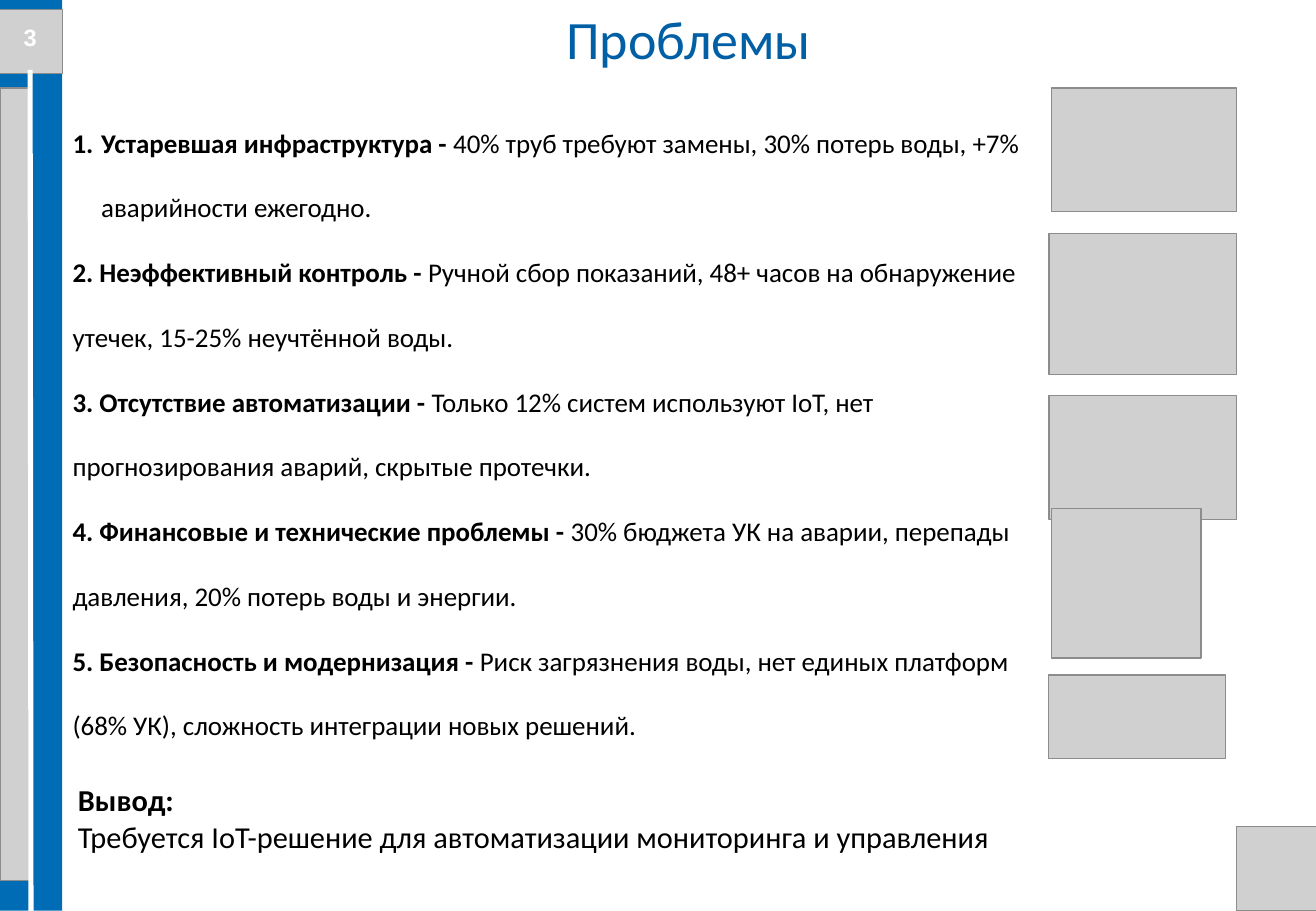
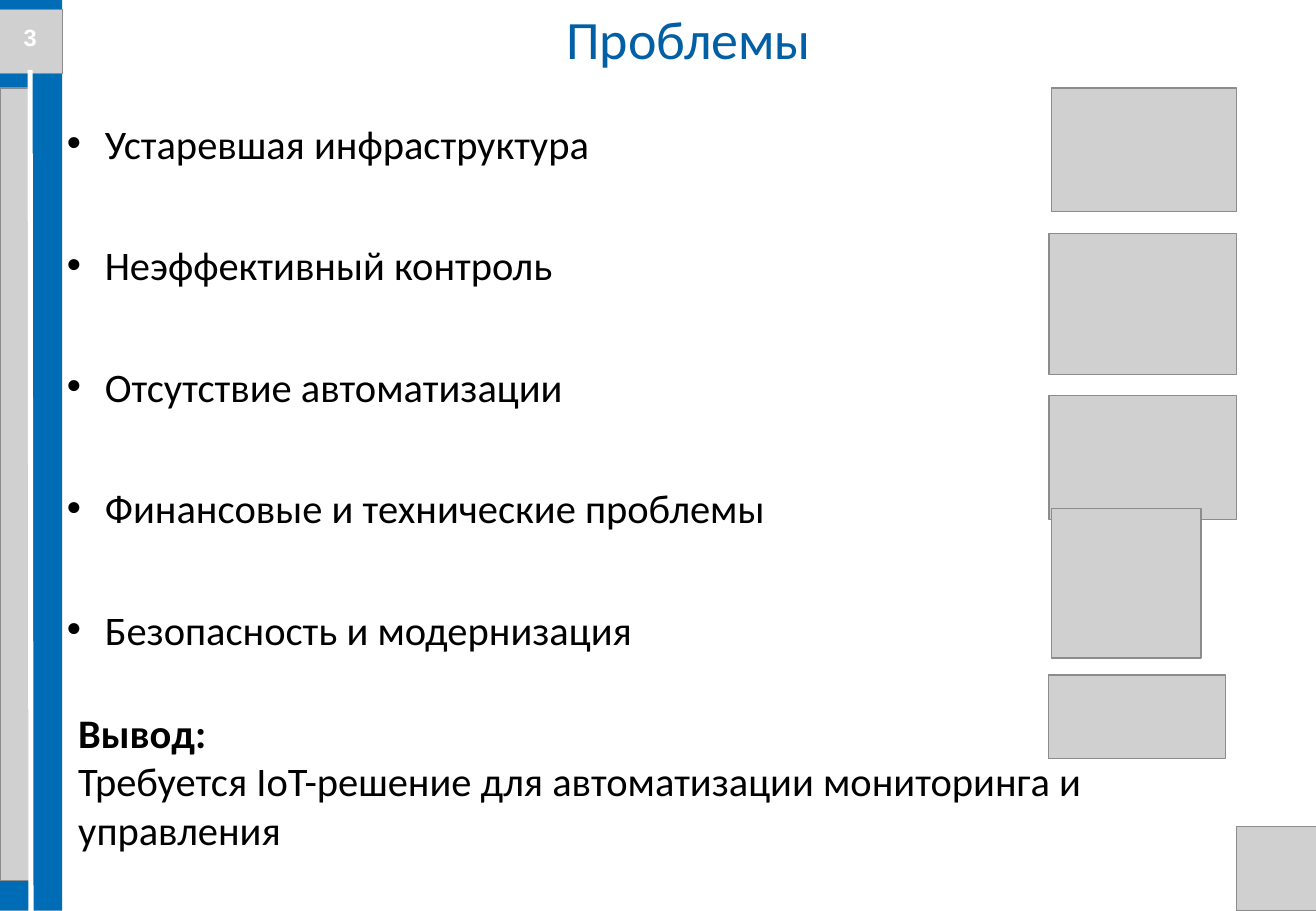
Before and after one commit to Evgenij1234/Diplom-work, a slide deck: slide 3 of Стасик/Презентация диплома Костюк С. В. БПЦ 21-01.pptx. Drawn at 1316x911 pixels with LibreOffice and Linux fonts; fonts in the diff are those of the drawing; grey boxes stand for pictures; background and template pictures are left out. Boxes give left, top, right and bottom in pixels: in the first picture for what was removed or moved away, otherwise in the second. Text is boxed around its words. In the diff, an @@ line names an element or a change of style, - is before the commit and + after.

```diff
--- a/Стасик/Презентация диплома Костюк С. В. БПЦ 21-01.pptx
+++ b/Стасик/Презентация диплома Костюк С. В. БПЦ 21-01.pptx
@@ text at (105, 131, 764, 652): text changed; size 16 to 24 pt @@
-1. Устаревшая инфраструктура - 40% труб требуют замены, 30% потерь воды, +7% аварийности ежегодно.
-2. Неэффективный контроль - Ручной сбор показаний, 48+ часов на обнаружение утечек, 15-25% неучтённой воды.
-3. Отсутствие автоматизации - Только 12% систем используют IoT, нет прогнозирования аварий, скрытые протечки.
-4. Финансовые и технические проблемы - 30% бюджета УК на аварии, перепады давления, 20% потерь воды и энергии.
-5. Безопасность и модернизация - Риск загрязнения воды, нет единых платформ (68% УК), сложность интеграции новых решений.
+• Устаревшая инфраструктура
+• Неэффективный контроль
+• Отсутствие автоматизации
+• Финансовые и технические проблемы
+• Безопасность и модернизация
@@ text "Вывод: Требуется IoT-решение для автоматизации ...": place and size @@
-text "Вывод: Требуется IoT-решение для автоматизации ..." at (78, 791, 989, 853)
+text "Вывод: Требуется IoT-решение для автоматизации ..." at (78, 721, 1081, 852)
@@ text "Вывод: Требуется IoT-решение для автоматизации ..." at (78, 721, 1081, 852): size 18 to 24 pt @@
```
Also in this commit, not shown: 14 other slides changed, 3 slides added, 6 other files.
